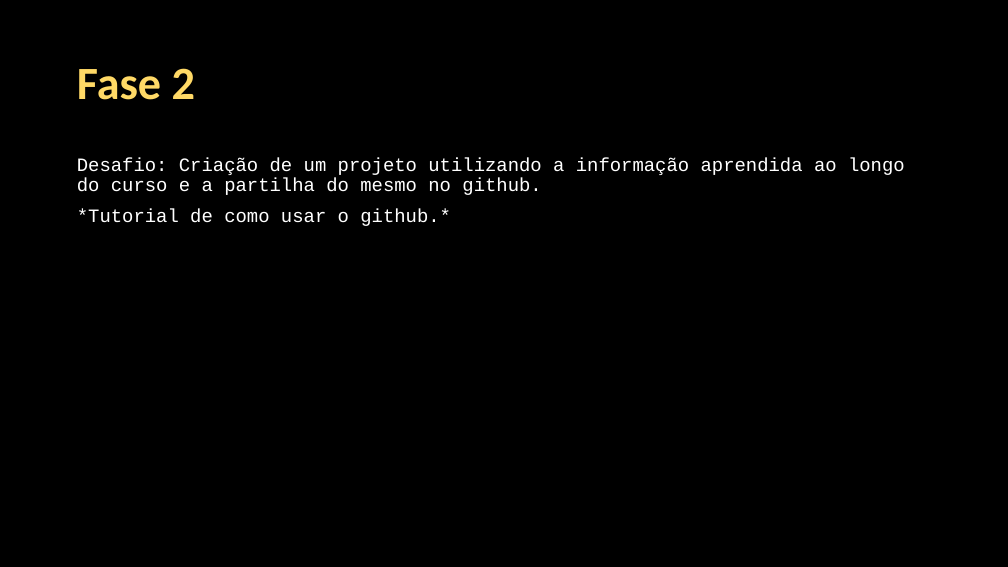
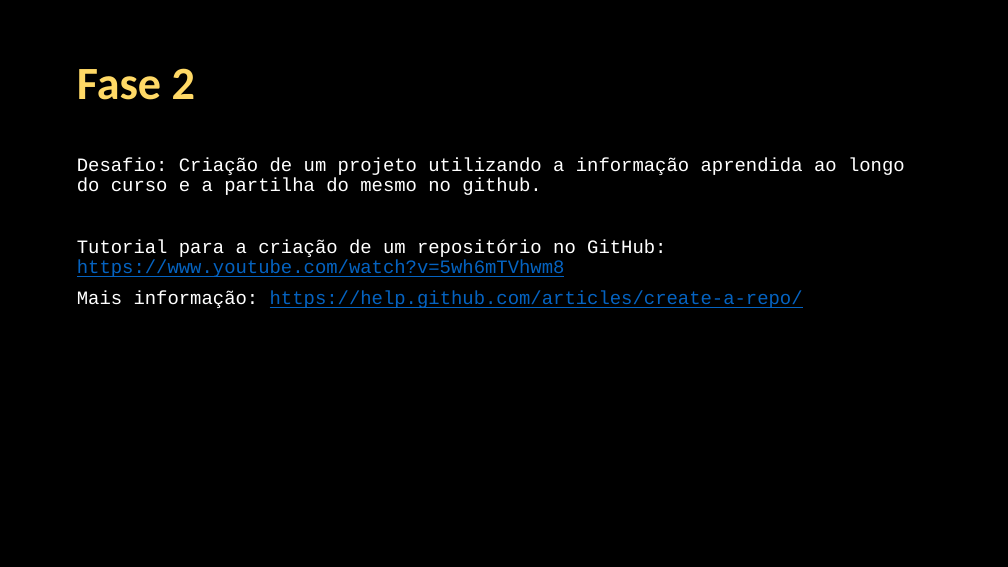
Before and after one commit to Java-Mooc/Advanced-Java, a slide deck: slide 4 of PPT/pt/PPT6_-_Projeto_Final.pptx. Drawn at 1008x567 pixels with LibreOffice and Linux fonts; fonts in the diff are those of the drawing. Boxes give left, top, right and bottom in pixels: in the first picture for what was removed or moved away, otherwise in the second. Text is boxed around its words. In the diff, an @@ line names an element or a change of style, - is before the commit and + after.

```diff
--- a/PPT/pt/PPT6_-_Projeto_Final.pptx
+++ b/PPT/pt/PPT6_-_Projeto_Final.pptx
@@ text at box(77, 240, 803, 308): text changed; text colour #FFFFFF to #0563C1 @@
-*Tutorial de como usar o github.*
+Tutorial para a criação de um repositório no GitHub: https://www.youtube.com/watch?v=5wh6mTVhwm8
+Mais informação: https://help.github.com/articles/create-a-repo/
```
Also in this commit, not shown: 1 other slide changed, 21 other files.
